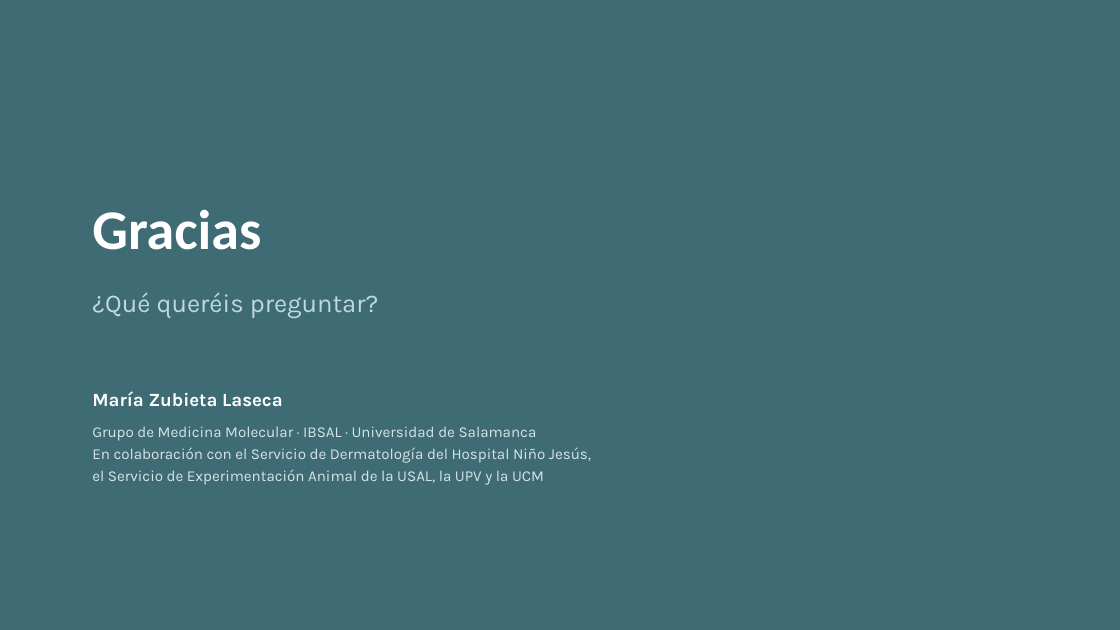
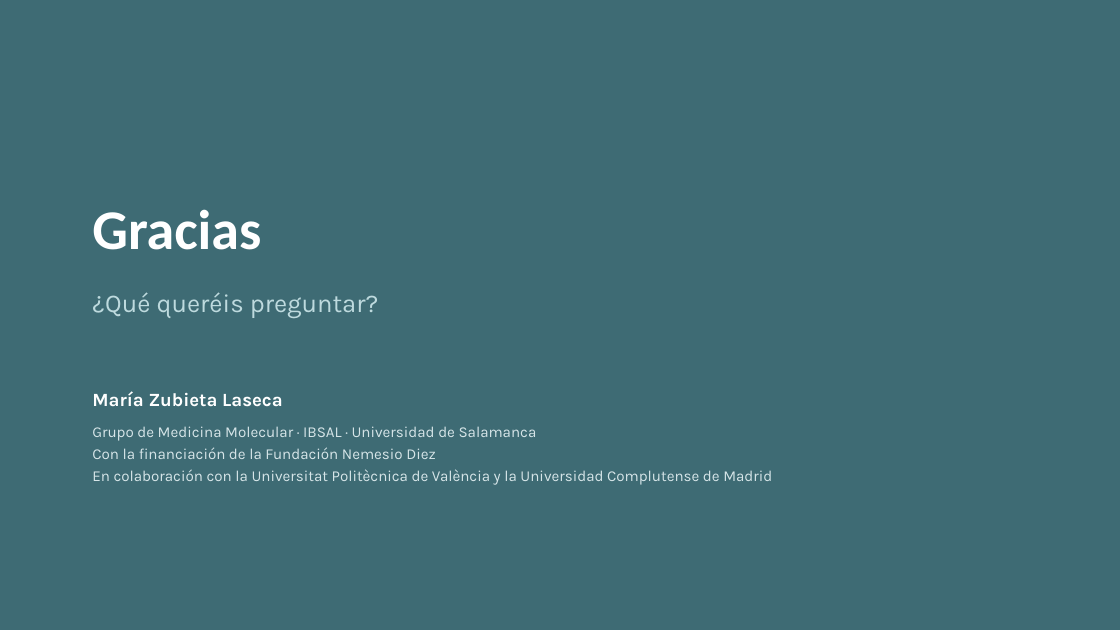
Before and after one commit to mariazubilase-wq/tesis, a slide deck: slide 31 of Ictiosis_epidermolitica_pacientes.pptx. Drawn at 1120x630 pixels with LibreOffice and Linux fonts; fonts in the diff are those of the drawing. Boxes give left, top, right and bottom in pixels: in the first picture for what was removed or moved away, otherwise in the second. Text is boxed around its words. In the diff, an @@ line names an element or a change of style, - is before the commit and + after.

```diff
--- a/Ictiosis_epidermolitica_pacientes.pptx
+++ b/Ictiosis_epidermolitica_pacientes.pptx
@@ text at [92,447,772,485]: text changed @@
-En colaboración con el Servicio de Dermatología del Hospital Niño Jesús,
-el Servicio de Experimentación Animal de la USAL, la UPV y la UCM
+Con la financiación de la Fundación Nemesio Diez
+En colaboración con la Universitat Politècnica de València y la Universidad Complutense de Madrid
```
Also in this commit, not shown: 2 other slides changed, 1 other file.
